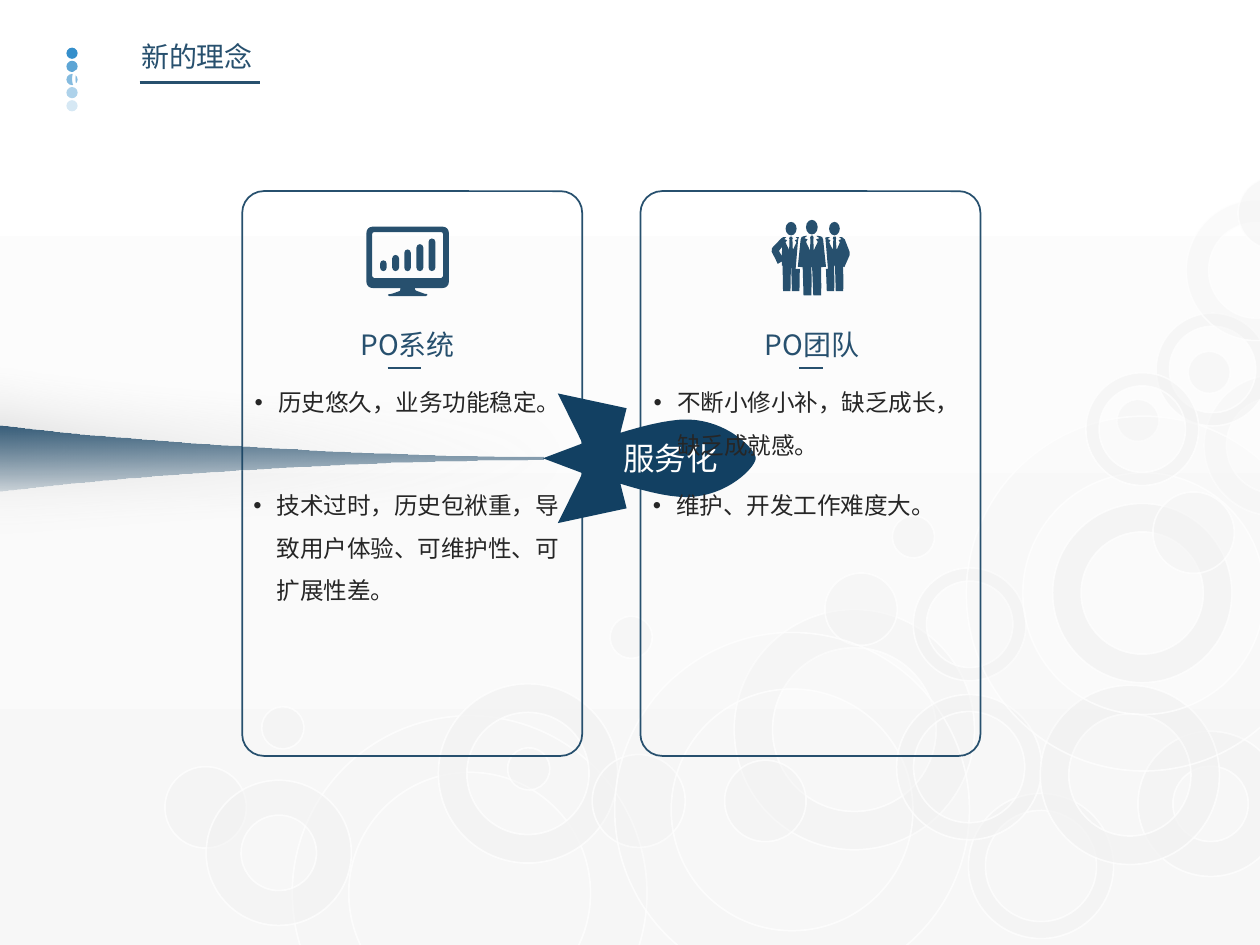
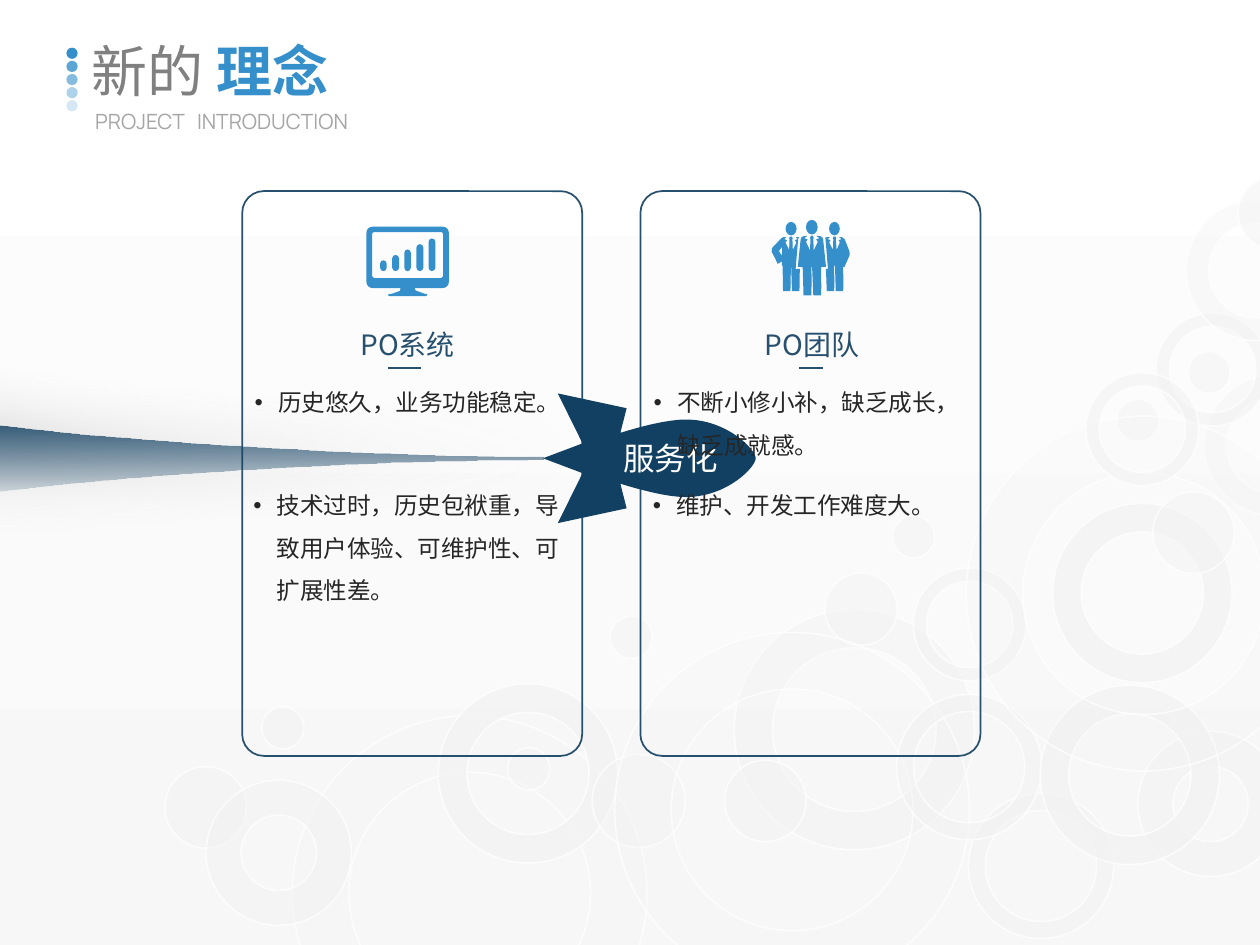
Before and after one commit to watermoonlx/presentation, a slide deck: slide 8 of [PO]PR Approval Control Panel.pptx. Drawn at 1260x945 pixels with LibreOffice and Linux fonts; fonts in the diff are those of the drawing. Boxes give left, top, right and bottom in pixels: in the first picture for what was removed or moved away, otherwise in the second. Text is boxed around its words. In the diff, an @@ line names an element or a change of style, - is before the commit and + after.

```diff
--- a/[PO]PR Approval Control Panel.pptx
+++ b/[PO]PR Approval Control Panel.pptx
@@ text at bbox=[91, 43, 328, 96]: text changed; size 16 to 32 pt; font Noto Sans CJK SC to Manrope; text colour #27506E to #808080 @@
-新的理念
+新的 理念
@@ text removed at bbox=[71, 63, 100, 94] @@
-02
@@ line removed from (140, 83) to (260, 83) @@
@@ text added at bbox=[95, 114, 348, 129], 12 pt, text #A6A6A6 @@
+PROJECT INTRODUCTION
@@ fill #27506E to #358FCB in 14 elements at bbox=[785, 222, 796, 236], bbox=[829, 222, 840, 236], bbox=[771, 237, 800, 291], bbox=[825, 237, 849, 291], bbox=[806, 219, 818, 234], bbox=[798, 236, 825, 295], bbox=[367, 227, 449, 296], bbox=[431, 284, 432, 285], bbox=[432, 282, 441, 284], bbox=[428, 238, 435, 271], bbox=[417, 244, 423, 271], bbox=[404, 249, 411, 271], bbox=[392, 255, 398, 271], bbox=[381, 261, 387, 272] @@
```
Also in this commit, not shown: 5 other slides changed.
